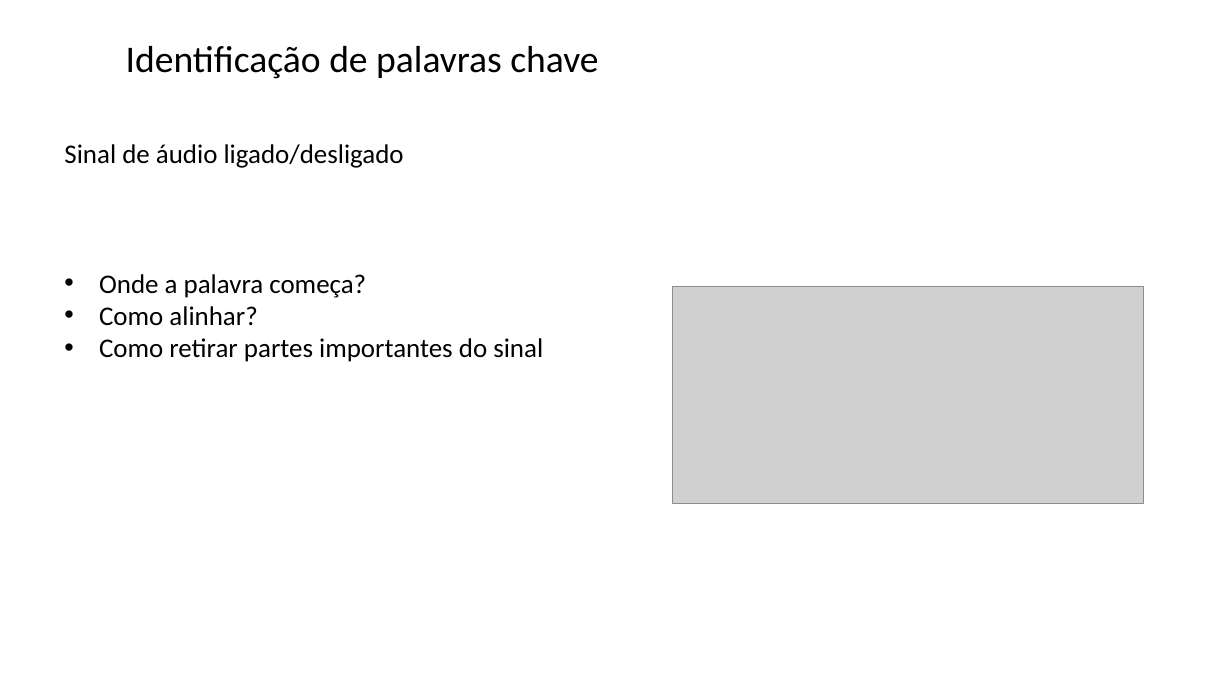
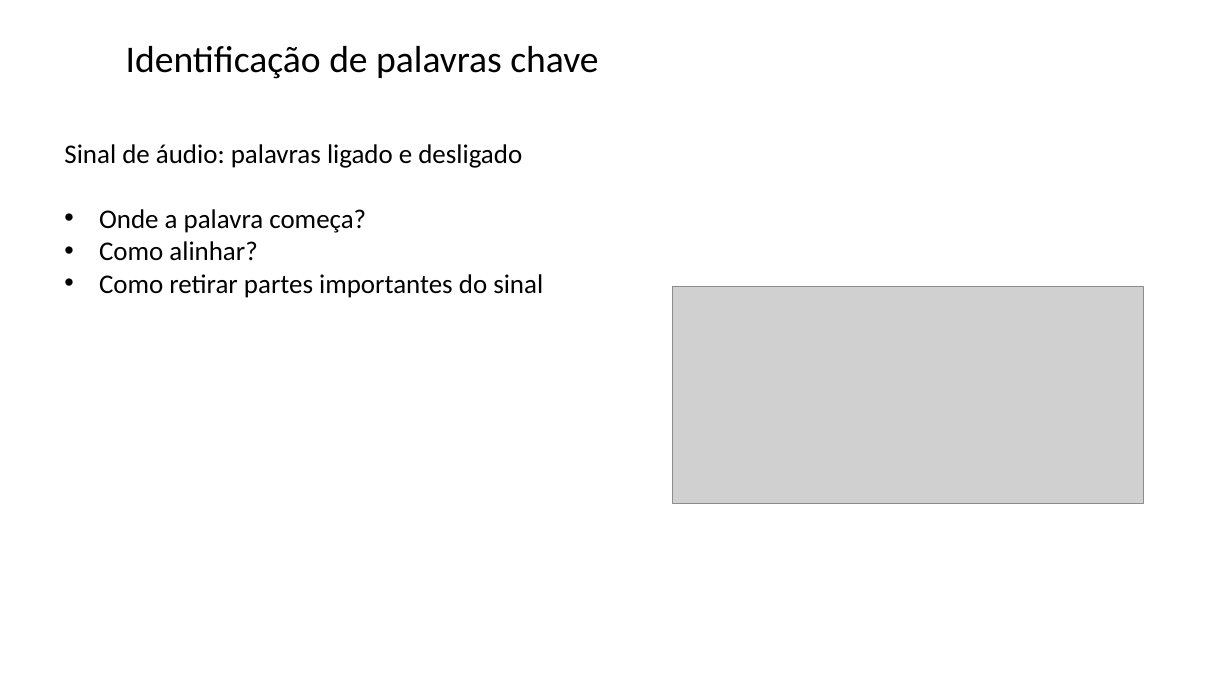
Before and after one commit to zz4fap/tp557-iot-ml, a slide deck: slide 20 of slides/TP557_17_identificação_palavras_chave.pptx. Drawn at 1232x693 pixels with LibreOffice and Linux fonts; fonts in the diff are those of the drawing; grey boxes stand for pictures; background and template pictures are left out. Boxes give left, top, right and bottom in pixels: in the first picture for what was removed or moved away, otherwise in the second. Text is boxed around its words. In the diff, an @@ line names an element or a change of style, - is before the commit and + after.

```diff
--- a/slides/TP557_17_identificação_palavras_chave.pptx
+++ b/slides/TP557_17_identificação_palavras_chave.pptx
@@ text at (64,144,522,168): text changed @@
-Sinal de áudio ligado/desligado
+Sinal de áudio: palavras ligado e desligado
```
Also in this commit, not shown: 10 other slides changed.
